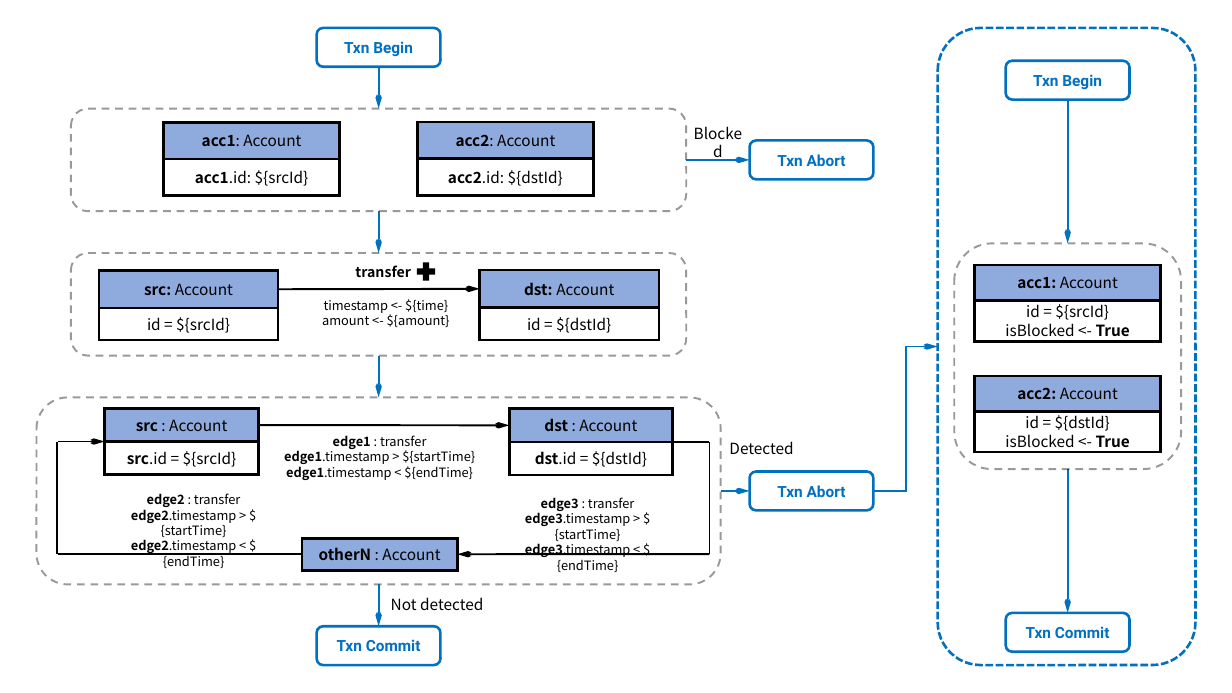
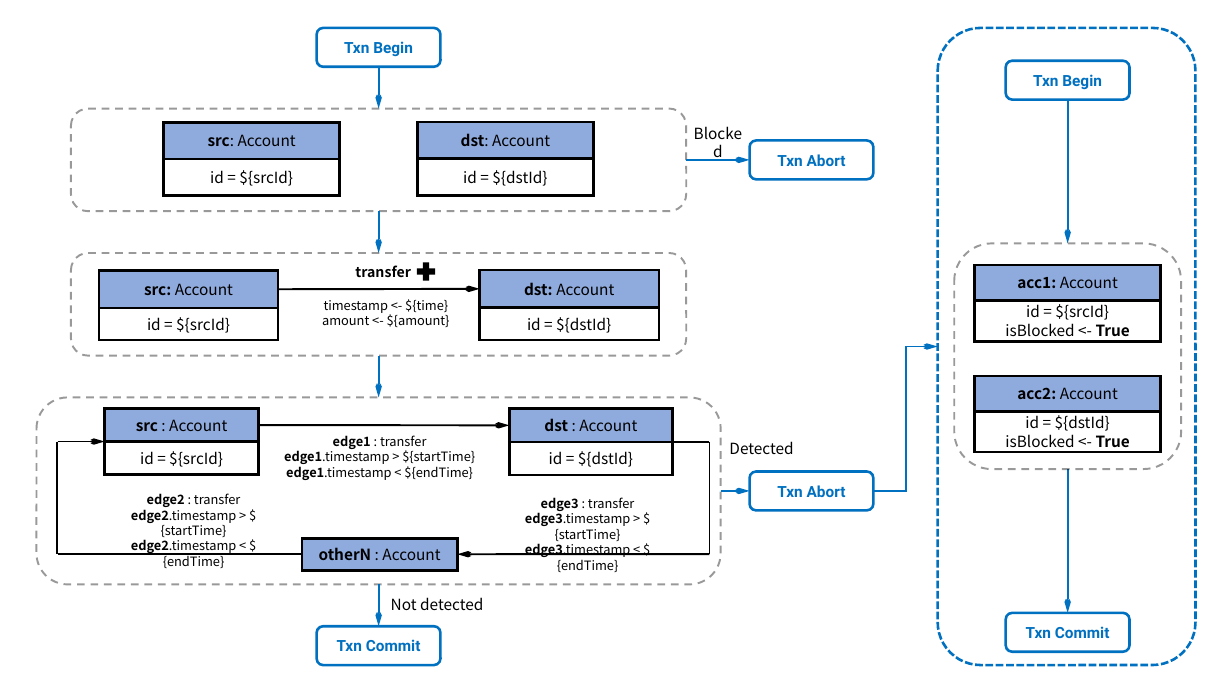
Before and after one commit to ldbc/ldbc_finbench_docs, a slide deck: slide 1 of patterns/transaction-read-write.pptx. Drawn at 1232x693 pixels with LibreOffice and Linux fonts; fonts in the diff are those of the drawing. Boxes give left, top, right and bottom in pixels: in the first picture for what was removed or moved away, otherwise in the second. Text is boxed around its words. In the diff, an @@ line names an element or a change of style, - is before the commit and + after.

```diff
--- a/patterns/transaction-read-write.pptx
+++ b/patterns/transaction-read-write.pptx
@@ text in rectangle at [208, 134, 296, 146]: text changed @@
-acc1: Account
+src: Account
@@ text in rectangle at [461, 133, 550, 146]: text changed @@
-acc2: Account
+dst: Account
@@ text in rectangle at [210, 170, 293, 186]: text changed @@
-acc1.id: ${srcId}
+id = ${srcId}
@@ text in rectangle at [463, 170, 547, 186]: text changed @@
-acc2.id: ${dstId}
+id = ${dstId}
@@ text in rectangle at [140, 451, 223, 467]: text changed @@
-src.id = ${srcId}
+id = ${srcId}
@@ text in rectangle at [549, 451, 633, 467]: text changed @@
-dst.id = ${dstId}
+id = ${dstId}
```
Also in this commit, not shown: 2 other slides changed, 4 other files.
